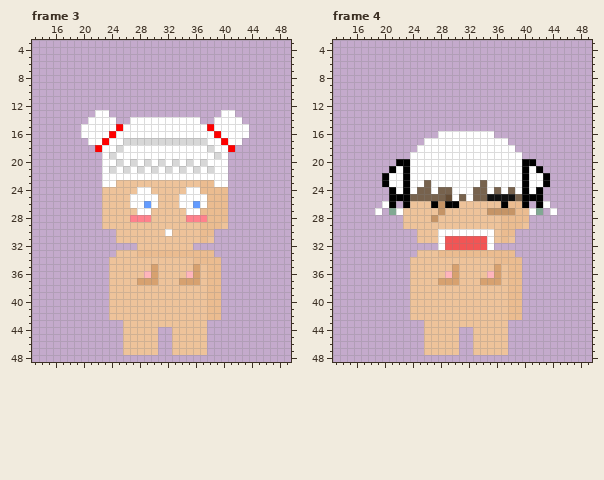
Two states of a pixel-art file, GameData/图片素材/character.aseprite. Above: the version before the commit.
64x64 pixels, 161 frames. Pixels under 10% opacity are left out. Colours within 5 levels of each other are drawn and written as one. Shown: frame 3: x 13..49, y 3..48; frame 4: x 13..49, y 3..48. The commit also changed other frames, which this record leaves out.
The result:
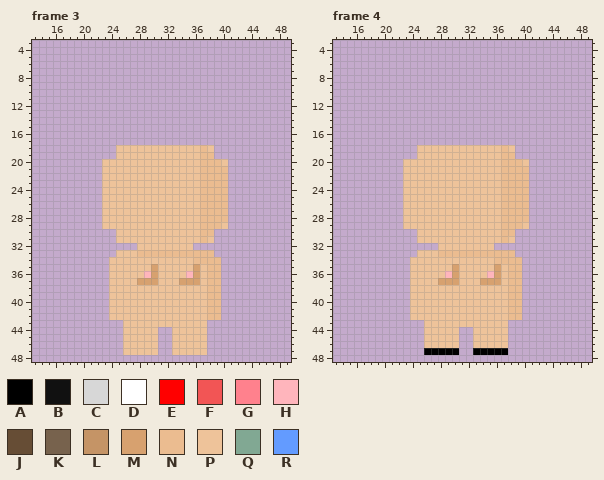
Palette (. is transparent): A #000000  B #111111  C #d7d7d7  D #ffffff  E #ff0000  F #f25555  G #ff818d  H #ffb5bc  J #664d35  K #77624d  L #c59466  M #d7a16f  N #ebbc90  P #eec39a  Q #81a893  R #639bff
The edit:
layer "character_mouth" now hidden
layer "character_eye" now hidden
layer "character_hair" now hidden
layer "shoes_special" now shown
Frame 3:
y 13: x 22..23 DD -> ..; x 40..41 DD -> ..
y 14: x 21..24 DDDD -> ....; x 27..36 DDDDDDDDDD -> ..........; x 39..42 DDDD -> ....
y 15: x 20..43 DDDDDEDDDDDDDDDDDDEDDDDD -> ........................
y 16: x 20..43 DDDDEDDDDDDDDDDDDDDEDDDD -> ........................
y 17: x 21..42 DDEDDCCCCCCCCCCCCDDEDD -> ......................
y 18: x 22..41 EDDCDDDDDDDDDDDDCDDE -> ...PPPPPPPPPPPPNP...
y 19: x 23..40 DCDDDDDDDDDDDDDDCD -> ..PPPPPPPPPPPPNN..
y 20: x 23..40 DDCDCDCDCDCDCDCDDD -> PPPPPPPPPPPPPPNNNP
y 21: x 23..40 DCDCDCDCDCDCDCDCDD -> PPPPPPPPPPPPPPNNNN
y 22: x 23..40 DDDDDDDDDDDDDDDDDD -> PPPPPPPPPPPPPPNNNN
y 23: x 23..24 DD -> PP; x 39..40 DD -> NN
y 24: x 28..29 DD -> PP; x 35..36 DD -> PP
y 25: x 27..30 DDDD -> PPPP; x 34..37 DDDD -> PPPN
y 26: x 27..30 DDRD -> PPPP; x 34..37 DDRD -> PPPN
y 27: x 28..29 DD -> PP; x 35..36 DD -> PP
y 28: x 27..29 GGG -> PPP; x 35..37 GGG -> PPN
y 30: x 32 D -> P
Frame 4:
y 16: x 28..35 DDDDDDDD -> ........
y 17: x 26..37 DDDDDDDDDDDD -> ............
y 18: x 25..38 DDDDDDDDDDDDDD -> PPPPPPPPPPPPNP
y 19: x 24..39 DDDDDDDDDDDDDDDD -> .PPPPPPPPPPPPNN.
y 20: x 22..41 AADDDDDDDDDDDDDDDDAA -> .PPPPPPPPPPPPPPNNNP.
y 21: x 21..42 ADADDDDDDDDDDDDDDDDADA -> ..PPPPPPPPPPPPPPNNNN..
y 22: x 20..43 ADDADDDDDDDDDDDDDDDDADDA -> ...PPPPPPPPPPPPPPNNNN...
y 23: x 20..43 ADDADDKDDDDDDDKDDDDDADDA -> ...PPPPPPPPPPPPPPNNNN...
y 24: x 21..42 ADADKKDKKDDDKKDKDKDADA -> ..PPPPPPPPPPPPPPNNNN..
y 25: x 21..42 AAAKKKKKJDKDKKBBBBKAAA -> ..PPPPPPPPPPPPPPNNNN..
y 26: x 20..21 DA -> ..; x 23 A -> P; x 27..30 ALAA -> PPPP; x 37 A -> N; x 40 A -> N; x 42..43 AD -> ..
y 27: x 19 D -> .; x 21..22 QD -> ..; x 28 L -> P; x 35..38 LLLL -> PPNN; x 41..42 DQ -> ..; x 44 D -> .
y 28: x 27 L -> P
y 30: x 28..35 DDDDDDDD -> PPPPPPPP
y 31..32: x 28..35 DFFFFFFD -> PPPPPPPP
y 47: x 26..30 PPPPP -> AAAAA; x 33..37 PPPPP -> AAAAA
Pixel boxes of the changes (left, top, right, bottom) in both pictures:
changed: (81, 110, 249, 236)
changed: (375, 131, 557, 250)
changed: (424, 348, 508, 355)
